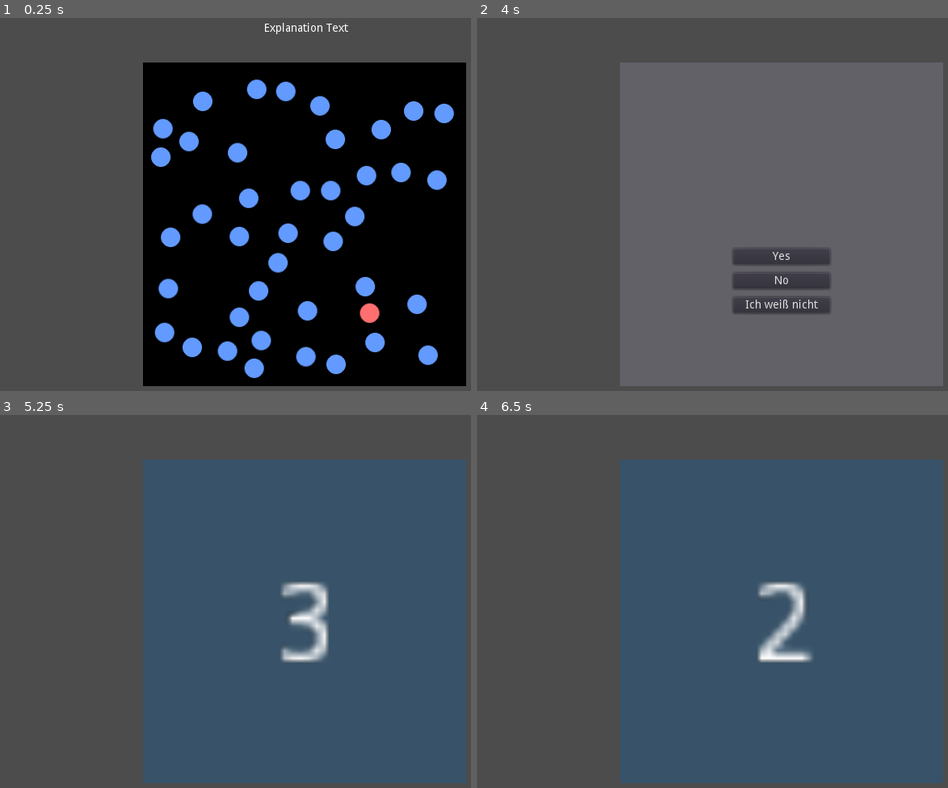
Above: before the commit, frames 1-4 (two rows, left to right).
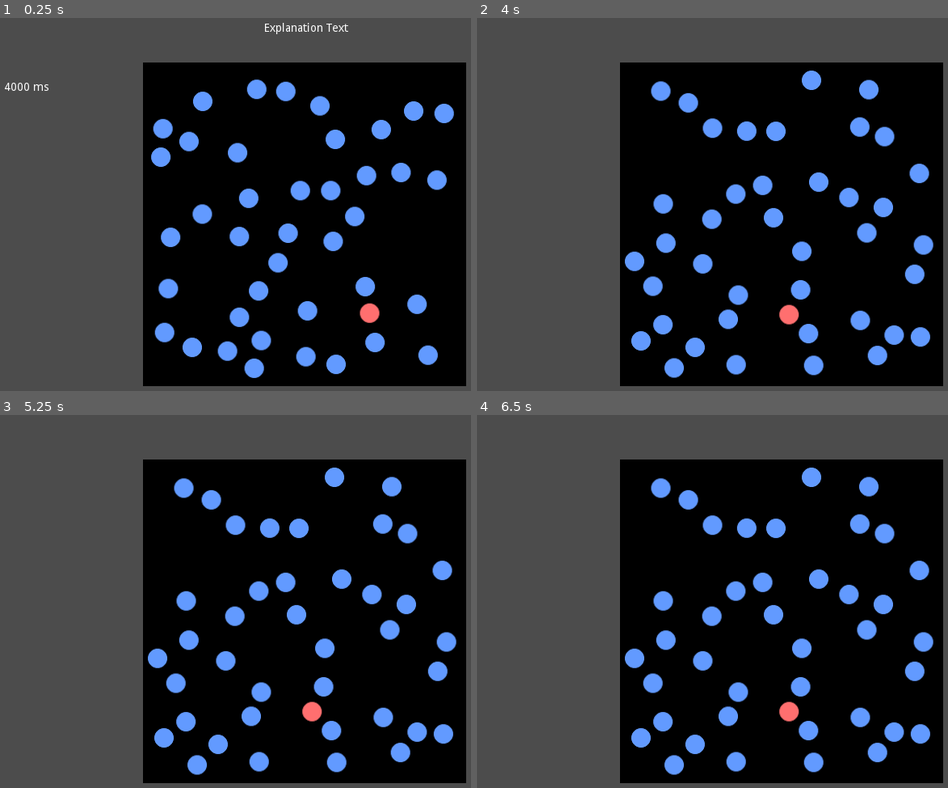
Above: after the commit, the same moments.

Repository: nevs-devs/preattentiv
Game: Godot game, scene res://Main.tscn
Two runs of this game, one before a commit and one after it. Both use one fixed random seed, a clock stepped at 60 frames per second and the inputs below.
Inputs (mouse positions are in pixels of both pictures, inside the frame that each line leads up to):
- Up to frame 1 (0.25 s): no input
- Up to frame 2 (4 s): tap Enter (ui_accept) at 0.5, 0.6, 0.77, 1.07, 1.25, 1.35, 1.52, 1.82, 2, 2.1, 2.85, 3.02, 3.32, 3.5, 3.6, 3.77 s
- Up to frame 3 (5.25 s): tap Enter (ui_accept) at 4.07, 5, 5.1 s; click (306, 653) at 4.25 s, where only the run before the commit has a clickable "Yes"
- Up to frame 4 (6.5 s): tap Enter (ui_accept) at 5.27, 5.57, 5.75, 5.85 s

The runs differ from the first frame. In frame 1, less than 0.1% of the frame differs, in the area x 1-11%, y 17-20%; in frame 2, 60%, in the area x 30-99%, y 11-99%; in frame 3, 59%; in frame 4, 59%.

Commit message:
implemented game cycle

Diff:
--- a/Explanation.tscn
+++ b/Explanation.tscn
@@ -11,3 +11,12 @@
 __meta__ = {
 "_edit_use_anchors_": false
 }
+
+[node name="DurationLabel" type="Label" parent="."]
+margin_left = 28.0
+margin_top = 124.0
+margin_right = 68.0
+margin_bottom = 138.0
+__meta__ = {
+"_edit_use_anchors_": false
+}
--- a/Main.gd
+++ b/Main.gd
@@ -1,24 +1,32 @@
 extends Node2D
 
 const COUNTDOWN_TIME = 3
+const NUM_CYCLES = 2
 
 const EXPLANATION_MODE = 0
 const COUNTDOWN_MODE = 1
 const SHOW_MODE = 2
 const RESULT_MODE = 3
 
-const DURATIONS = [0.075, 0.125, 0.25, 0.375, 0.5, 0.75, 1.0, 1.5, 2.0, 4.0]
+const DURATIONS = [4.0, 2.0, 1.5, 1.0, 0.75, 0.5, 0.375, 0.25, 0.125, 0.075]
+const EXPERIMENTS = ["experiment1"]
 
 var mode = EXPLANATION_MODE
-
 var time_counter = 0
 
-var duration_index = 4
+var subject_included = false
+var cycle_answers_right = []
+var all_cycle_answers_right = []
+
+var experiment_index = 0
+var duration_index = 0
+var cycle_index = 0
 
 func _ready():
 	start_explanation()
 
 func start_explanation():
+	$"Explanation/DurationLabel".text = str(int(1000*DURATIONS[duration_index])) + " ms"
 	$"Show".visible = true
 	$"Countdown".visible = false
 	$"Explanation".visible = true
@@ -27,13 +35,16 @@
 	$"Show".clear()
 	$"Show".show_objects("red_circle", ["blue_circle"], 40, true)
 
+	# setup round
+	subject_included = bool(randi() % 2)
+
 func start_countdown():
 	$"Countdown".visible = true
 	$"Explanation".visible = false
 	$"Show".visible = false
 	$"Result".visible = false
 	$"Show".clear()
-	$"Show".show_objects("red_circle", ["blue_circle"], 40, true)
+	$"Show".show_objects("red_circle", ["blue_circle"], 40, subject_included)
 	time_counter = COUNTDOWN_TIME
 	mode = COUNTDOWN_MODE
 
@@ -68,5 +79,49 @@
 		if time_counter <= 0:
 			start_result()
 
-func next_round():
-	start_explanation()
+func inc_cycle_index():
+	cycle_index += 1
+	if cycle_index >= NUM_CYCLES:
+		# manage cycle answers
+		all_cycle_answers_right.append(cycle_answers_right)
+		var num_right_wrong_answers = get_num_right_wrong_answers(cycle_answers_right)
+		cycle_answers_right = []
+		cycle_index = 0
+		if num_right_wrong_answers[1] >= 2:
+			duration_index = 0
+			inc_experiment_index()
+		else:
+			inc_duration_index()
+
+func inc_duration_index():
+	duration_index += 1
+	if duration_index >= len(DURATIONS):
+		duration_index = 0
+		inc_experiment_index()
+
+func inc_experiment_index():
+	experiment_index += 1
+	if experiment_index >= len(EXPERIMENTS):
+		print('finished. Results:')
+		print(all_cycle_answers_right)
+
+func next_round(answer):
+	var answer_right = false
+	if answer is bool:
+		answer_right = (answer == subject_included)
+	cycle_answers_right.append(answer_right)
+
+	inc_cycle_index()
+	if not experiment_index >= len(EXPERIMENTS):
+		start_explanation()
+
+func get_num_right_wrong_answers(answers):
+	var num_right_answers = 0
+	var num_wrong_answers = 0
+	for answer in answers:
+		if answer:
+			num_right_answers += 1
+		else:
+			num_wrong_answers += 1
+
+	return [num_right_answers, num_wrong_answers]
--- a/Result.gd
+++ b/Result.gd
@@ -6,13 +6,10 @@
 	$"Maybe".connect("pressed", self, "maybe_clicked")
 
 func yes_clicked():
-	print('yes clicked')
-	get_node("/root/Main").next_round()
+	get_node("/root/Main").next_round(true)
 
 func no_clicked():
-	print('no clicked')
-	get_node("/root/Main").next_round()
+	get_node("/root/Main").next_round(false)
 
 func maybe_clicked():
-	print('maybe clicked')
-	get_node("/root/Main").next_round()
+	get_node("/root/Main").next_round("maybe")
